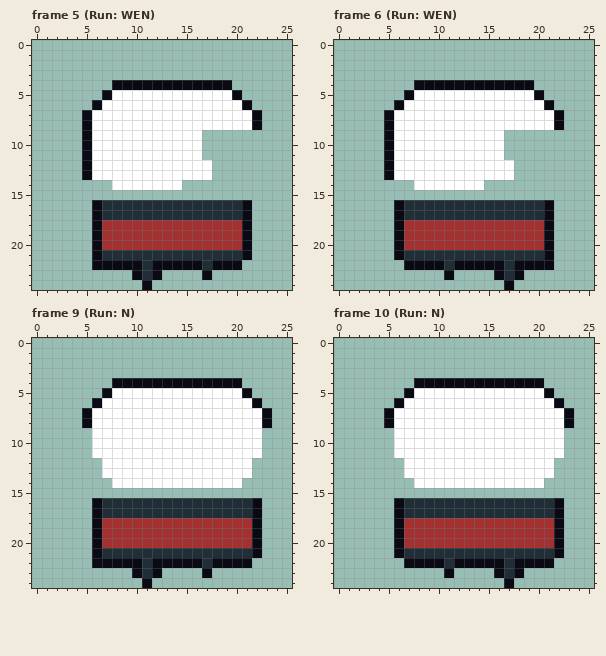
Edited in one commit: pixel-art file (raw assets/player.ase). The picture above was drawn from the file before the commit.
26x25 pixels, 16 frames. Shown: frame 5 (Run: WEN), frame 6 (Run: WEN), frame 9 (Run: N), frame 10 (Run: N). The commit also changed other frames, which this record leaves out.
Now the later version:
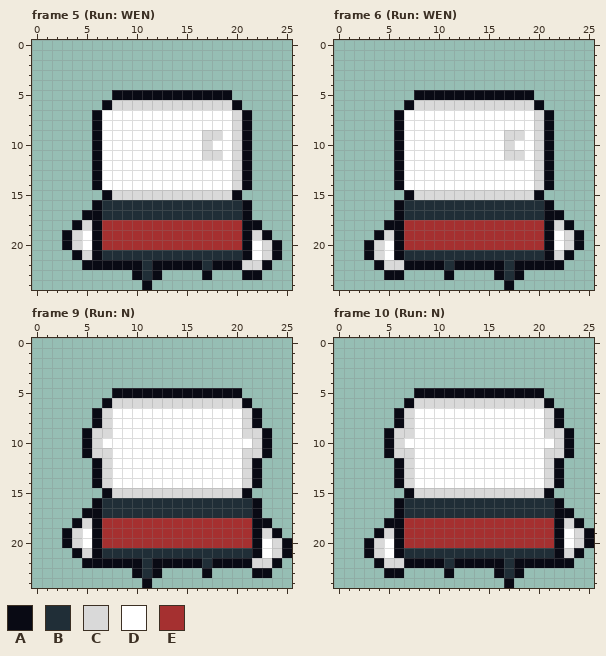
Palette (. is transparent): A #090a14  B #202e37  C #d9d9d9  D #ffffff  E #a53030
Difference:
layer "Skin" now shown
layer "hair 3" now hidden
Changed rows in their new state; - is an unchanged pixel.
Frame 5 (Run: WEN):
first column x 3:
 4 -----............-----
 5 ----.AAAAAAAAAAAA.----
 6 ---.ACCCCCCCCCCCCA.---
 7 --.A-------------CA.--
 8 --.A-------------CA.--
 9 --.A----------CCDCA---
10 --.A----------CDDCA---
11 --.A----------CCDCA---
12 --.A-----------DDCA---
13 --.A-----------DDCA---
14 ---AD-------DDDDDCA---
15 ----ACCCCCCCCCCCCA----
17 --A-------------------
18 -AC----------------A--
19 ACD----------------CA-
20 ACD----------------DCA
21 -AC----------------DCA
22 --A---------------CCA-
23 ------------------AA--
Frame 6 (Run: WEN):
first column x 3:
 4 -----............-----
 5 ----.AAAAAAAAAAAA.----
 6 ---.ACCCCCCCCCCCCA.---
 7 --.A-------------CA.--
 8 --.A-------------CA.--
 9 --.A----------CCDCA---
10 --.A----------CDDCA---
11 --.A----------CCDCA---
12 --.A-----------DDCA---
13 --.A-----------DDCA---
14 ---AD-------DDDDDCA---
15 ----ACCCCCCCCCCCCA----
17 -------------------A--
18 --A----------------CA-
19 -AC----------------DCA
20 ACD----------------DCA
21 ACD----------------CA-
22 -ACC---------------A--
23 --AA------------------
Frame 9 (Run: N):
first column x 3:
 4 -----.............-----
 5 ----.AAAAAAAAAAAAA.----
 6 ---.ACCCCCCCCCCCCCA.---
 7 --.AC-------------CA.--
 8 --.AC-------------CA.--
 9 --ACC-------------CCA--
10 --AC---------------CA--
11 --ACC-------------CCA--
12 ---AC-------------CA---
13 ---AC-------------CA---
14 ---AC-------------CA---
15 ----ACCCCCCCCCCCCCA----
17 --A--------------------
18 -AC-----------------A--
19 ACD-----------------CA-
20 ACD-----------------DCA
21 -AC-----------------DCA
22 --A----------------CCA-
23 -------------------AA--
Frame 10 (Run: N):
first column x 3:
 4 -----.............-----
 5 ----.AAAAAAAAAAAAA.----
 6 ---.ACCCCCCCCCCCCCA.---
 7 --.AC-------------CA.--
 8 --.AC-------------CA.--
 9 --ACC-------------CCA--
10 --AC---------------CA--
11 --ACC-------------CCA--
12 ---AC-------------CA---
13 ---AC-------------CA---
14 ---AC-------------CA---
15 ----ACCCCCCCCCCCCCA----
17 --------------------A--
18 --A-----------------CA-
19 -AC-----------------DCA
20 ACD-----------------DCA
21 ACD-----------------CA-
22 -ACC---------------AA--
23 --AA-------------------
Boxes around the changes in both pictures, in picture pixels (x1, y1, x2, y2):
changed: (62, 80, 282, 280)
changed: (364, 80, 584, 280)
changed: (62, 378, 292, 578)
changed: (364, 378, 594, 578)
